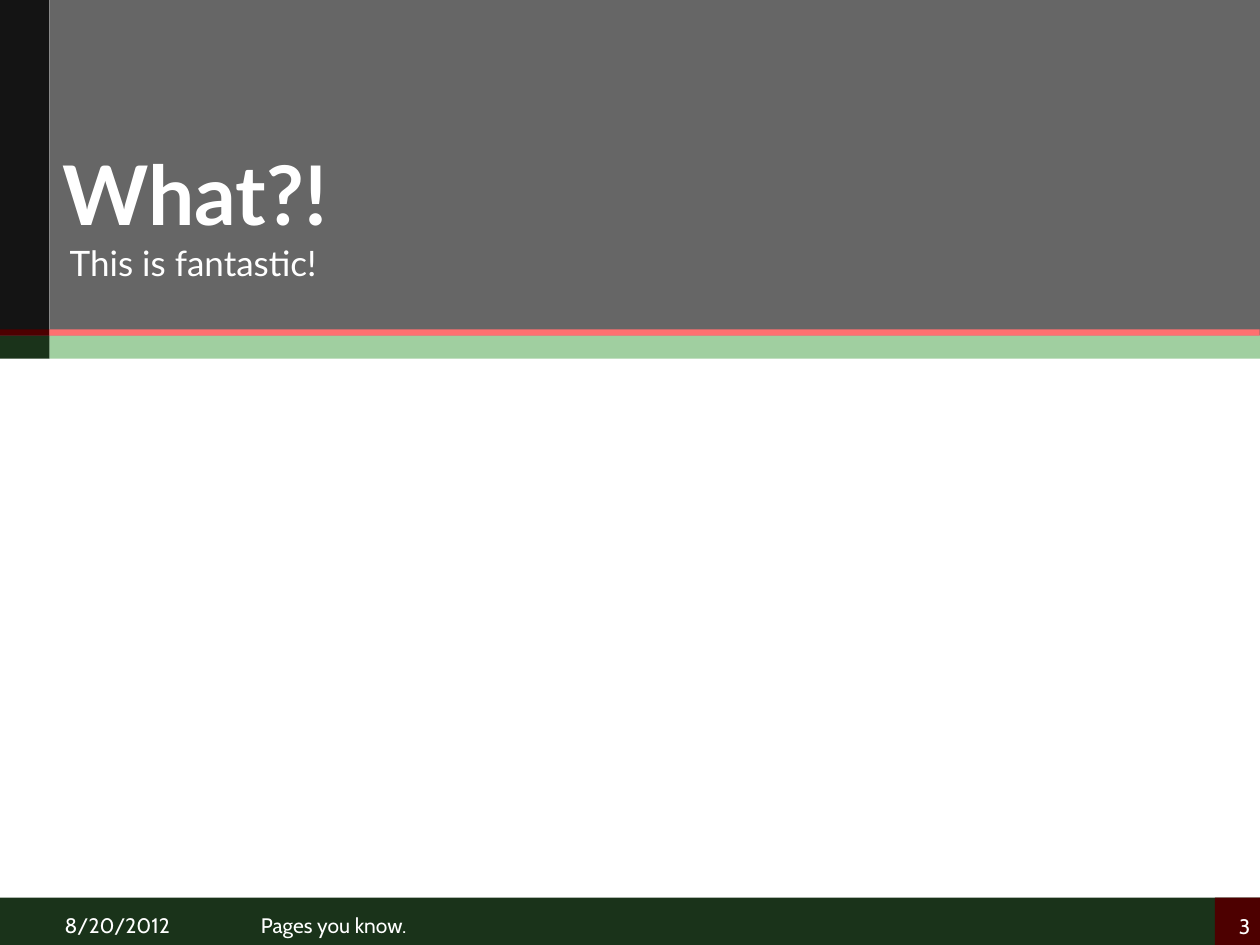
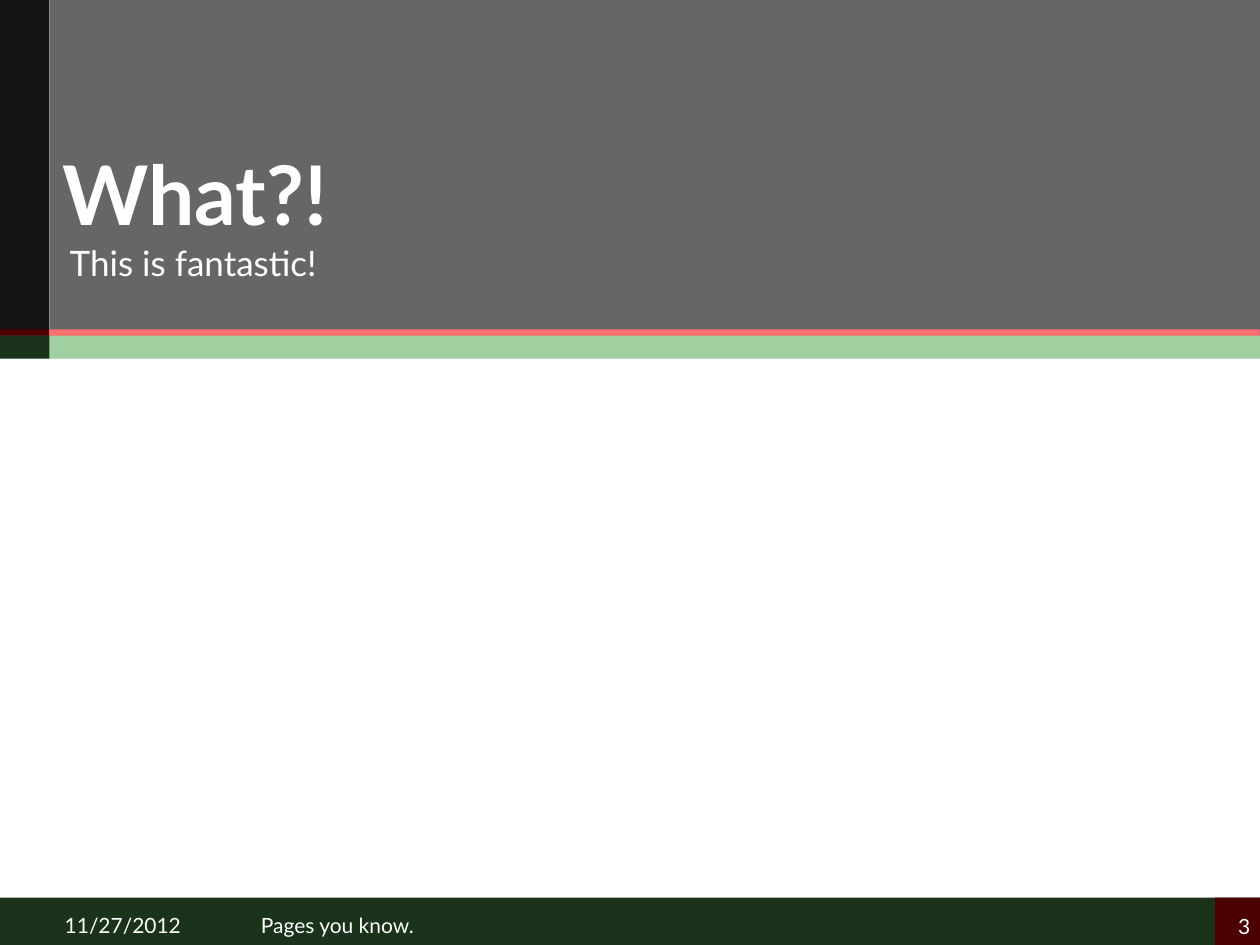
Before and after one commit to lucienzhu/lucienzhu.github.com, a slide deck: slide 3 of files/xlzhuathku_ppt_template.pptx. Drawn at 1260x945 pixels with LibreOffice and Linux fonts; fonts in the diff are those of the drawing. Boxes give left, top, right and bottom in pixels: in the first picture for what was removed or moved away, otherwise in the second. Text is boxed around its words. In the diff, an @@ line names an element or a change of style, - is before the commit and + after.

Commit message:
change ppt template to a better font

```diff
--- a/files/xlzhuathku_ppt_template.pptx
+++ b/files/xlzhuathku_ppt_template.pptx
@@ text at (x1=65, y1=917, x2=181, y2=934): text changed; font Cabin to Lato @@
-8/20/2012
+11/27/2012
@@ text "Pages you know." at (x1=261, y1=917, x2=414, y2=937): font Cabin to Lato @@
@@ page number at (x1=1238, y1=918, x2=1250, y2=934): font Cabin to Lato @@
```
Also in this commit, not shown: 3 other slides changed.
